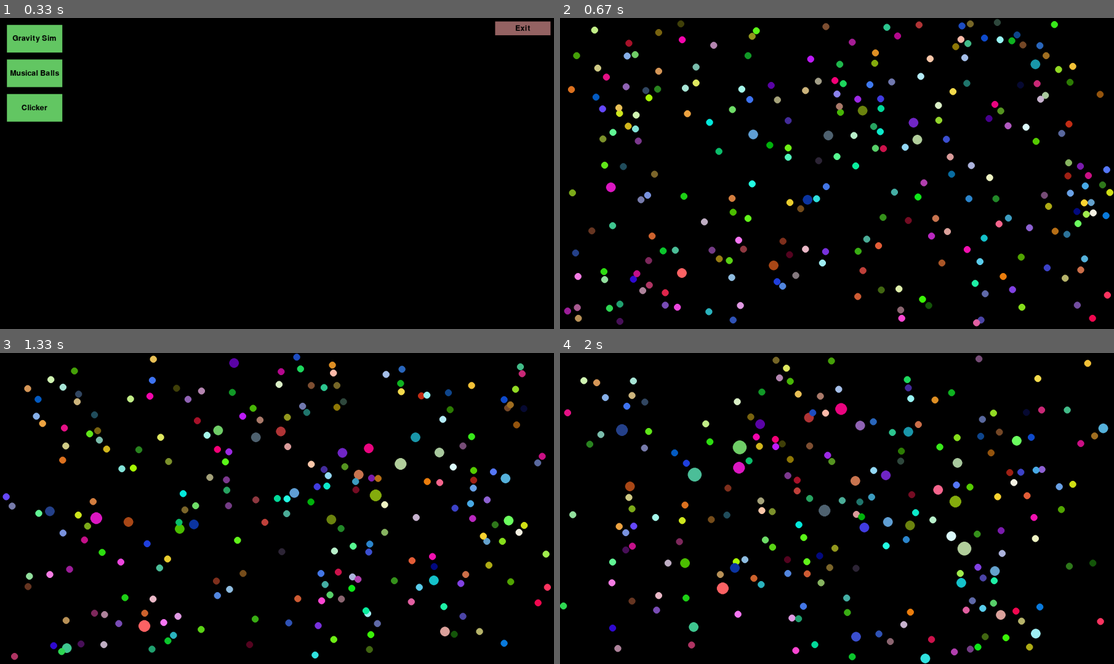
Above: before the commit, frames 1-4 (two rows, left to right).
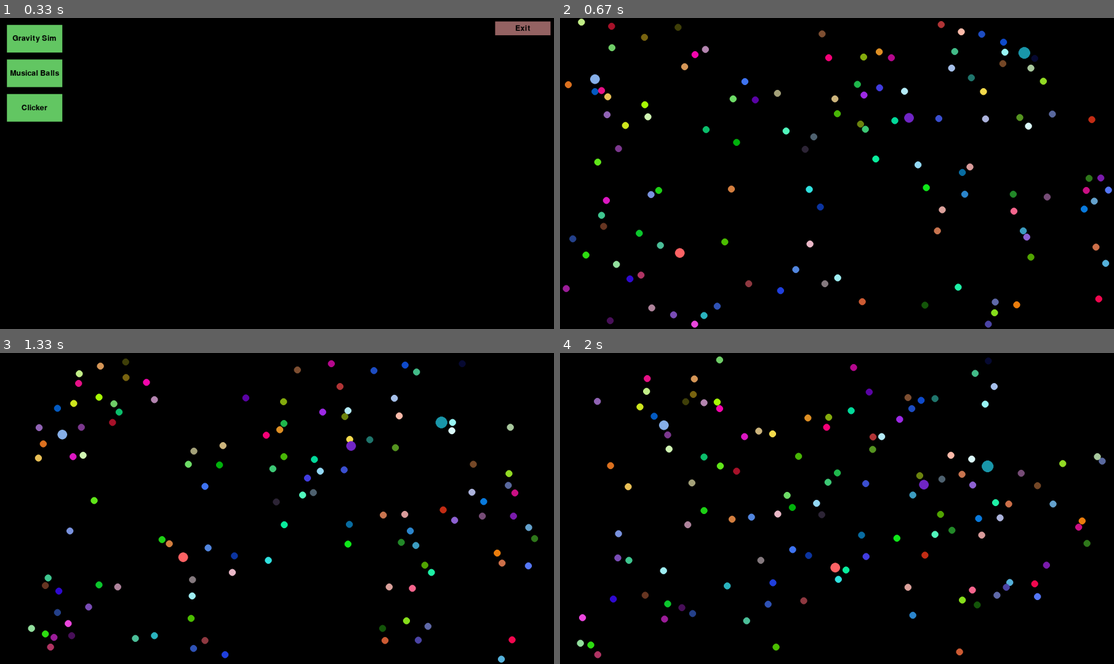
Above: after the commit, the same moments.

Repository: Zero4793/Pygame-Playground
Game: pygame game, started from main.py
Same seed, same stepped clock (60 frames per second), same inputs: the game is played once before the commit and once after it.
Inputs:
- Up to frame 1 (0.33 s): no input
- Up to frame 2 (0.67 s): click "Gravity Sim" at 0.38 s
- Up to frame 3 (1.33 s): no input
- Up to frame 4 (2 s): no input

Frame 1 is identical in both runs. In frame 2, 8.9% of the frame differs, in the area x 0-100%, y 0-100%; in frame 3, 8.9%; in frame 4, 8.9%.

Commit message:
completed collision code

Diff:
--- a/apps/gravity.py
+++ b/apps/gravity.py
@@ -6,14 +6,15 @@
 		self.screen = screen
 
 		self.balls = []
-		for i in range(256):
+		for i in range(128):
 			self.balls.append(Ball(screen,
 						  pos=(random.randint(0,screen.get_width()), random.randint(0,screen.get_height())),
 						  vel=(random.uniform(-5,5), random.uniform(-5,5)),
 						  bodyGrav=1,
-						  repel=50,
+						  repel=0,
 						  spaceJelly=0,
 						  collide=True,
+						  merging=True,
 						  elasticity=.99,
 						  radius = random.randint(10,10),
 						  ))
--- a/util/ball.py
+++ b/util/ball.py
@@ -2,7 +2,7 @@
 import random
 
 class Ball:
-	def __init__(self, screen, pos=None, vel=None, col=None, radius=10, mass=None, elasticity=1, friction=0, spaceJelly=0, floorGrav=0, bodyGrav=0, repel=0, collide=False):
+	def __init__(self, screen, pos=None, vel=None, col=None, radius=10, mass=None, elasticity=1, friction=0, spaceJelly=0, floorGrav=0, bodyGrav=0, repel=0, collide=False, merging=False):
 		# either give value, true for random, or empty for base
 		self.screen = screen
 		self.exist = True
@@ -10,7 +10,9 @@
 		width, height = screen.get_size()
 		self.pos = pygame.math.Vector2(pos) if pos is not None else pygame.math.Vector2(width/2, height/2)
 		self.vel = pygame.math.Vector2(vel) if vel is not None else pygame.math.Vector2(0,0)
-		self.acc = pygame.math.Vector2(vel) if vel is not None else pygame.math.Vector2(0,0)
+		self.acc = pygame.math.Vector2(0,0)
+		self.mov = pygame.math.Vector2(0,0)
+
 		if col:
 			self.R, self.G, self.B = col
 		else:
@@ -26,14 +28,16 @@
 		self.bodyGrav = bodyGrav
 		self.repel = repel
 		self.collide = collide
+		self.merging = merging
 
 
 	def process(self):
 		self.killNoClip()
 		self.vel *= 1-self.spaceJelly
 		self.vel += self.acc
-		self.pos += self.vel
+		self.pos += self.vel + self.mov
 		self.acc = pygame.math.Vector2(0,0)
+		self.mov = pygame.math.Vector2(0,0)
 
 
 	def killNoClip(self):
@@ -88,13 +92,14 @@
 		msum = self.mass + other.mass
 		denom = msum * dist * dist
 		vdiff = other.vel - self.vel
+		overlap = self.radius + other.radius - dist
+		self.mov -= dir * overlap * (self.mass/msum)
 
 		num = 2 * other.mass * vdiff.dot(diff)
-		if num > 0: return
 		self.acc += diff * num/denom * self.elasticity
 
 		# merging
-		if dist < self.radius:
+		if self.merging and dist < self.radius:
 			if not self.exist: return
 			other.exist = False
 			self.mass += other.mass
